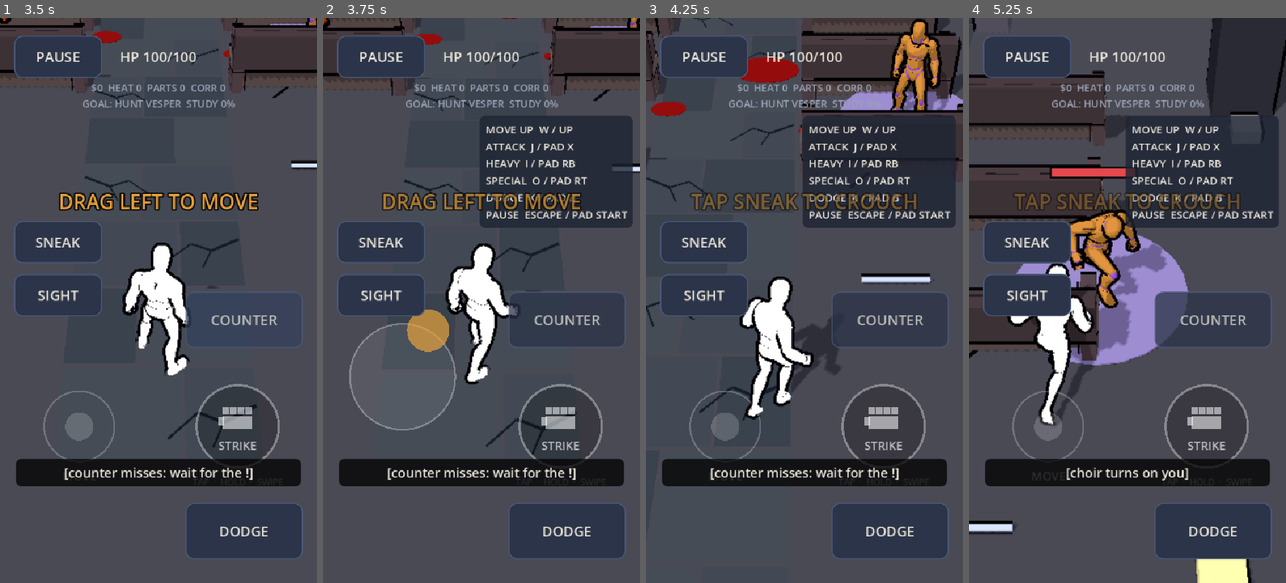
Above: before the commit, frames 1-4 (left to right).
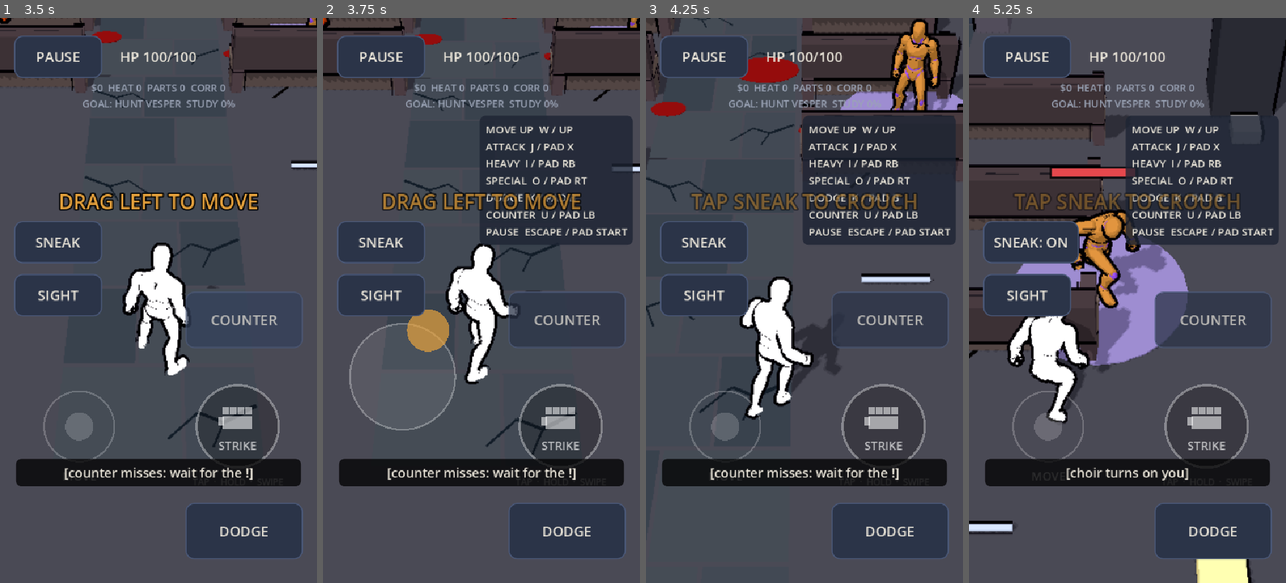
Above: after the commit, the same moments.

Repository: duffpowell-commits/hunter
Game: Godot game, scene res://scenes/boot.tscn
The game is run twice, just before and just after one commit, with the same random seed, the same clock (stepped at 60 frames per second) and the same inputs.
Inputs (mouse positions are in pixels of both pictures, inside the frame that each line leads up to):
- Up to frame 1 (3.5 s): click "Skip splash" at 0.5 s; click "SKIP" at 1.25 s; click "NEW GAME" at 2 s; click "COUNTER" at 2.75 s
- Up to frame 2 (3.75 s): tap Enter (ui_accept) at 3.5 s; drag from (402, 379) to (513, 176) at 3.52 s
- Up to frame 3 (4.25 s): no input
- Up to frame 4 (5.25 s): drag from (1206, 379) to (1111, 413) at 4.27 s; move the mouse to (1159, 176) at 5.02 s; hold D (move_right) from 5.03 s (still down); hold C (crouch) from 5.03 s (still down)

Frame 1 is identical in both runs. In frame 2, 1.3% of the frame differs, in the area x 49-98%, y 34-41%; in frame 3, 1.7%; in frame 4, 5.4%, in the area x 8-98%, y 5-73%.

Commit message:
Free-flow fresh-eyes fixes: key/pad bindings, unbreakable prayer, FINISHER PASS line
COUNTER (U/LB), SNEAK via CROUCH (C/Y), DEMON SIGHT (V/L3); an unbreakable Laying of Hands
can't be countered; a lunge ends if the hero leaves the ground; autoplay FINISHER PASS.

Co-Authored-By: Claude Opus 5.5 <noreply@anthropic.com>
Claude-Session: https://claude.ai/code/session_01V3sbxLd6BNjD514b8gtb1J

Diff:
--- a/scripts/arena.gd
+++ b/scripts/arena.gd
@@ -687,8 +687,8 @@
 
 func _update_lunge() -> void:
 	var t: Character3D = _lunge.target
-	if hero.dead or _staggered():
-		_end_lunge()
+	if hero.dead or _staggered() or not hero.mode in ["ground", "crouch"]:
+		_end_lunge()                           # climbing, swimming or airborne: no dash (fresh-eyes)
 		return
 	var m: Dictionary = _lunge.move
 	if not is_instance_valid(t) or t.dead:
--- a/scripts/autoplay.gd
+++ b/scripts/autoplay.gd
@@ -1549,6 +1549,32 @@
 	_check(offered and hits >= int(a.takedown_at) and a.takedowns == 1 and a.kos > kos0,
 		"TAKEDOWN PASS (%d hits lit TAKEDOWN on the context button; it dropped the dummy)" % hits)
 	await _secs(float(a.enemy.respawn) + 0.5)
+	# Finisher: the takedown above built a real 5-hit combo, so here the meter is staged to one short
+	# of finisher_at and one real strike tips it over; then a real tap on FINISHER.
+	a.reset_dummy()
+	a.dummy_hp = 999.0
+	await _secs(0.5)
+	_place(hero, dummy.global_position + Vector3(0, 0.05, 1.0), PI)
+	await _physics(2)
+	a.combat.combo = int(a.finisher_at) - 1
+	a.combat._combo_t = a.combat.combo_gap
+	await _pad_tap(game, 1.5)
+	hits = a.combo_count()
+	await _frames(2)
+	var fin_offered := _find("FINISHER") != null
+	var before_fin: float = a.dummy_hp
+	if fin_offered:
+		await _click("FINISHER")
+	by = Time.get_ticks_msec() + 2500
+	while a.finishers == 0 or (a.dummy_hp == before_fin and Time.get_ticks_msec() < by):
+		if Time.get_ticks_msec() > by:
+			break
+		await get_tree().process_frame
+	await _shot("freeflow_finisher")
+	_check(fin_offered and hits >= int(a.finisher_at) and a.finishers == 1
+		and is_equal_approx(before_fin - a.dummy_hp, a.finisher_damage * a.damage_scale),
+		"FINISHER PASS (%d hits lit FINISHER; it hit for %.0f)" % [hits, before_fin - a.dummy_hp])
+	a.reset_dummy()
 
 
 # ---------------------------------------------------------------- house standards (GROK_STANDARDS.md)
--- a/scripts/controls.gd
+++ b/scripts/controls.gd
@@ -11,8 +11,10 @@
 const ACTIONS := {
 	"move_left": "MOVE LEFT", "move_right": "MOVE RIGHT", "move_up": "MOVE UP", "move_down": "MOVE DOWN",
 	"jump": "JUMP", "attack": "ATTACK", "dodge": "DODGE", "crouch": "CROUCH", "aim": "AIM", "pause": "PAUSE",
-	"heavy": "HEAVY", "special": "SPECIAL",
+	"heavy": "HEAVY", "special": "SPECIAL", "counter": "COUNTER", "sight": "DEMON SIGHT",
 }
+## Why counter + sight (Hunter free-flow, Nov 26 fresh-eyes): standards/06, every action on keys and
+## pad. SNEAK uses the existing CROUCH action.
 ## Why heavy + special (Hunter M1, Nov 21 review): every Hunter move must work on keyboard and pad
 ## (standards/06). SPECIAL + stick direction picks toward / away / up / down, like a swipe.
 
@@ -67,6 +69,8 @@
 		"pause": return [_key(KEY_ESCAPE), _btn(JOY_BUTTON_START)]
 		"heavy": return [_key(KEY_I), _btn(JOY_BUTTON_RIGHT_SHOULDER)]
 		"special": return [_key(KEY_O), _axis(JOY_AXIS_TRIGGER_RIGHT, 1.0)]
+		"counter": return [_key(KEY_U), _btn(JOY_BUTTON_LEFT_SHOULDER)]
+		"sight": return [_key(KEY_V), _btn(JOY_BUTTON_LEFT_STICK)]
 	return []
 
 
--- a/scripts/game.gd
+++ b/scripts/game.gd
@@ -203,7 +203,7 @@
 	weapon_label.offset_bottom = 258
 	weapon_label.mouse_filter = Control.MOUSE_FILTER_IGNORE
 	add_child(weapon_label)
-	var legend := ControlsLegend.make(["move_up", "attack", "heavy", "special", "dodge", "pause"])
+	var legend := ControlsLegend.make(["move_up", "attack", "heavy", "special", "dodge", "counter", "pause"])
 	legend.name = "Legend"
 	legend.top = 30 + UI.MIN_TOUCH + 64
 	add_child(legend)
@@ -414,7 +414,13 @@
 		var v := stick.vec if stick != null and stick.held() else Input.get_vector("move_left", "move_right", "move_up", "move_down")
 		arena.stick_special(v)
 	elif e.is_action_pressed("dodge"):
-		arena.dodge_toward(stick.vec if stick != null else Vector2.ZERO)
+		_dodge()
+	elif e.is_action_pressed("counter"):
+		_counter()
+	elif e.is_action_pressed("crouch"):
+		_sneak()
+	elif e.is_action_pressed("sight"):
+		_sight()
 
 
 func _context_action() -> void:
--- a/scripts/pews_arena.gd
+++ b/scripts/pews_arena.gd
@@ -642,8 +642,11 @@
 
 ## Vesper's powers can be countered while his warning is up; a countered prayer counts as broken.
 func _counter_threat() -> Character3D:
+	# A prayer set to unbreakable (hands_interrupt 0) can't be countered either (fresh-eyes).
+	var unbreakable: bool = _boss_move == "laying_of_hands" \
+		and int(rules.config.boss.moves.laying_of_hands.get("interrupt", 0)) <= 0
 	if encounter_started and not boss_defeated and _boss_telegraph > 0.0 and not dummy.dead \
-			and _flat_dist(dummy) <= counter_range:
+			and not unbreakable and _flat_dist(dummy) <= counter_range:
 		return dummy
 	return super._counter_threat()
 
--- a/tests/run_tests.gd
+++ b/tests/run_tests.gd
@@ -1765,3 +1765,34 @@
 	check(g.arena.dodges == 1, "the DODGE button rolls")
 	g.queue_free()
 	await process_frame
+
+
+## Fresh-eyes (PR #32): an unbreakable prayer (hands_interrupt 0) can't be countered either, and
+## COUNTER, SNEAK (crouch) and DEMON SIGHT have keyboard + pad bindings (standards/06).
+func test_freeflow_rules_from_review() -> void:
+	var a = preload("res://scripts/pews_arena.gd").new()
+	root.add_child(a)
+	await process_frame
+	a.encounter_started = true
+	a.hero.global_position = a.dummy.global_position + Vector3(0, 0, 2.0)
+	a._boss_move = "laying_of_hands"
+	a._boss_telegraph = 1.0
+	var hands: Dictionary = a.rules.config.boss.moves.laying_of_hands
+	var was = hands.get("interrupt", 1)
+	hands["interrupt"] = 0
+	check(a._counter_threat() == null, "an unbreakable prayer isn't counterable")
+	hands["interrupt"] = 1
+	check(a._counter_threat() == a.dummy, "a breakable one is")
+	hands["interrupt"] = was
+	a.queue_free()
+	await process_frame
+	var ctl: Node = root.get_node("Controls")
+	for act in ["counter", "crouch", "sight", "dodge"]:
+		var keys := 0
+		var pads := 0
+		for e in InputMap.action_get_events(act):
+			if ctl.is_pad(e):
+				pads += 1
+			else:
+				keys += 1
+		check(ctl.ACTIONS.has(act) and keys > 0 and pads > 0, "action %s has a key and a pad button" % act)
Binary file changed: docs/renders/flow_arena.png
Binary file changed: docs/renders/flow_arena_break.png
Binary file changed: docs/renders/flow_arena_combo.png
Binary file changed: docs/renders/flow_arena_special.png
Binary file changed: docs/renders/flow_arena_telegraph.png
Binary file changed: docs/renders/flow_arena_weapon.png
Binary file changed: docs/renders/flow_char_climb.png
Binary file changed: docs/renders/flow_char_crouch.png
Binary file changed: docs/renders/flow_char_jump.png
Binary file changed: docs/renders/flow_char_punch.png
Binary file changed: docs/renders/flow_char_ragdoll.png
Binary file changed: docs/renders/flow_char_run.png
(and 46 more such lines)
